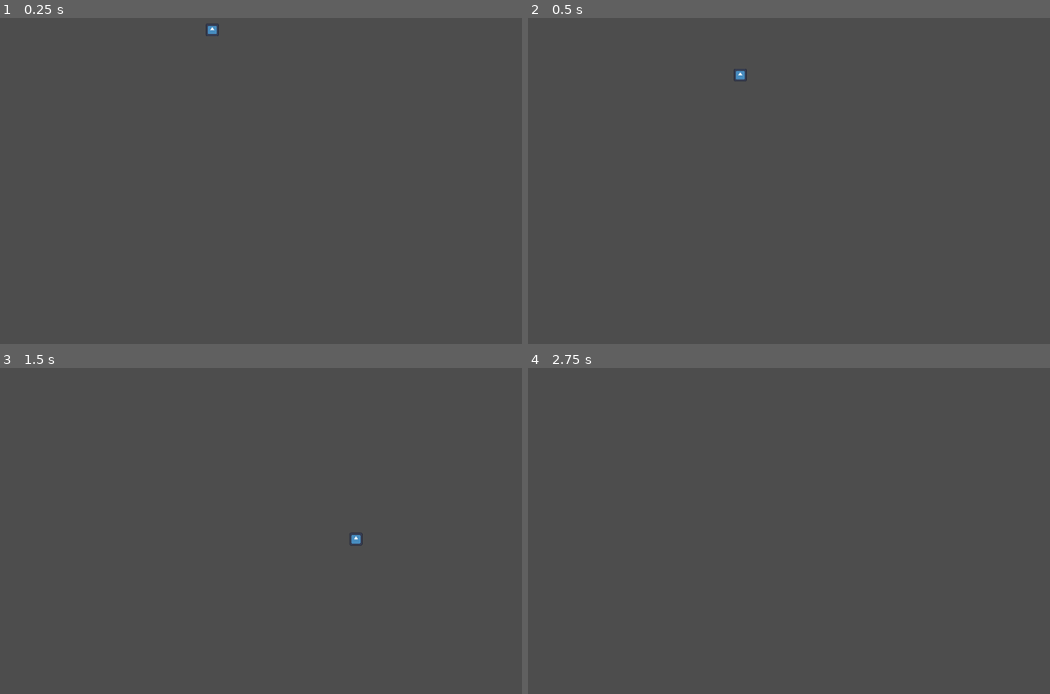
Above: before the commit, frames 1-4 (two rows, left to right).
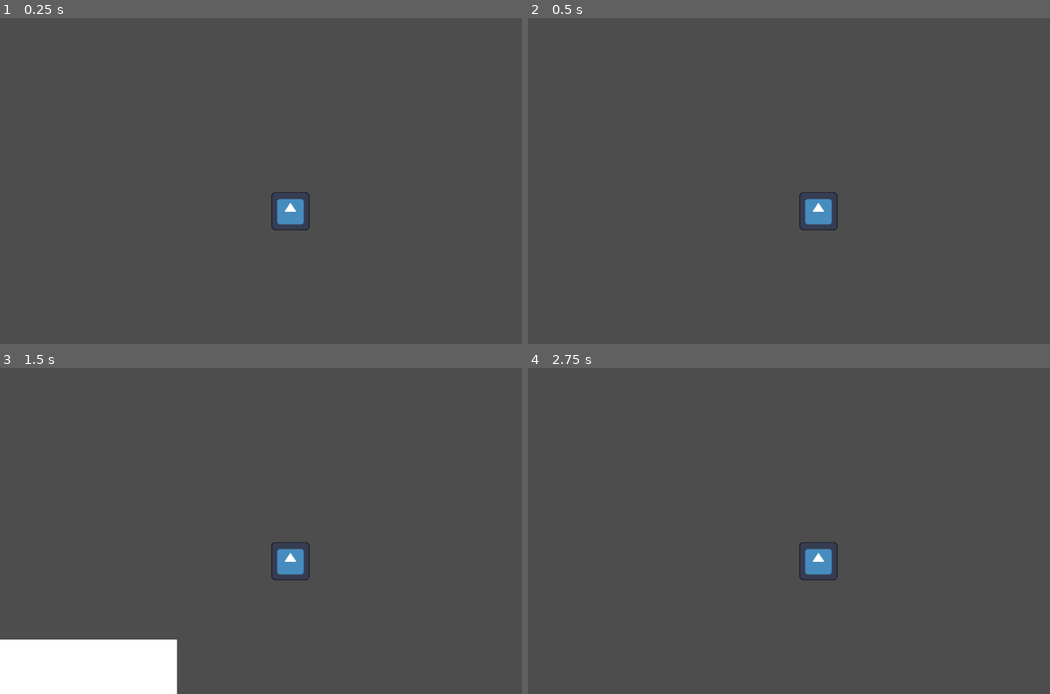
Above: after the commit, the same moments.

Repository: sglasha/DarkAscent
Game: Godot game, scene res://Scenes/game.tscn
Two runs of this game, one before a commit and one after it. Both use one fixed random seed, a clock stepped at 60 frames per second and the inputs below. The engine's default icon, where the game draws it, is replaced by a stand-in: a white triangle on a blue panel in a dark square.
Inputs:
- Up to frame 1 (0.25 s): no input
- Up to frame 2 (0.5 s): no input
- Up to frame 3 (1.5 s): tap Enter (ui_accept) at 0.5, 0.77 s; hold Right (ui_right) from 0.53 s (still down)
- Up to frame 4 (2.75 s): tap Enter (ui_accept) at 1.52 s; release Right (ui_right) at 2.03 s; hold Left (ui_left) from 2.03 s (still down)

The runs differ from the first frame. In frame 1, 0.6% of the frame differs, in the area x 39-60%, y 1-66%; in frame 2, 0.6%; in frame 3, 6.2%, in the area x 0-70%, y 50-100%; in frame 4, 0.5%.

Commit message:
Camera Update

Diff:
--- a/Scenes/game.tscn
+++ b/Scenes/game.tscn
@@ -1,17 +1,29 @@
-[gd_scene load_steps=3 format=3 uid="uid://cawu8uodeyyeh"]
+[gd_scene load_steps=4 format=3 uid="uid://cawu8uodeyyeh"]
 
 [ext_resource type="PackedScene" uid="uid://bpib6rsqslcrj" path="res://Scenes/player_character.tscn" id="1_0yfjd"]
 
 [sub_resource type="RectangleShape2D" id="RectangleShape2D_2s2hu"]
 
+[sub_resource type="CanvasTexture" id="CanvasTexture_btnf1"]
+specular_color = Color(0, 0, 0, 1)
+
 [node name="Game" type="Node2D"]
 
 [node name="CharacterBody2D" parent="." instance=ExtResource("1_0yfjd")]
-position = Vector2(421, -5)
+position = Vector2(426, 69)
+
+[node name="Camera2D" type="Camera2D" parent="CharacterBody2D"]
+offset = Vector2(0, -20)
+zoom = Vector2(3, 3)
 
 [node name="StaticBody2D" type="StaticBody2D" parent="."]
-position = Vector2(435, 359)
+position = Vector2(436, 359)
+scale = Vector2(20, 3)
 
 [node name="CollisionShape2D" type="CollisionShape2D" parent="StaticBody2D"]
-scale = Vector2(20, 3)
 shape = SubResource("RectangleShape2D_2s2hu")
+
+[node name="Sprite2D" type="Sprite2D" parent="StaticBody2D"]
+position = Vector2(0, 0.333333)
+scale = Vector2(20, 20)
+texture = SubResource("CanvasTexture_btnf1")
